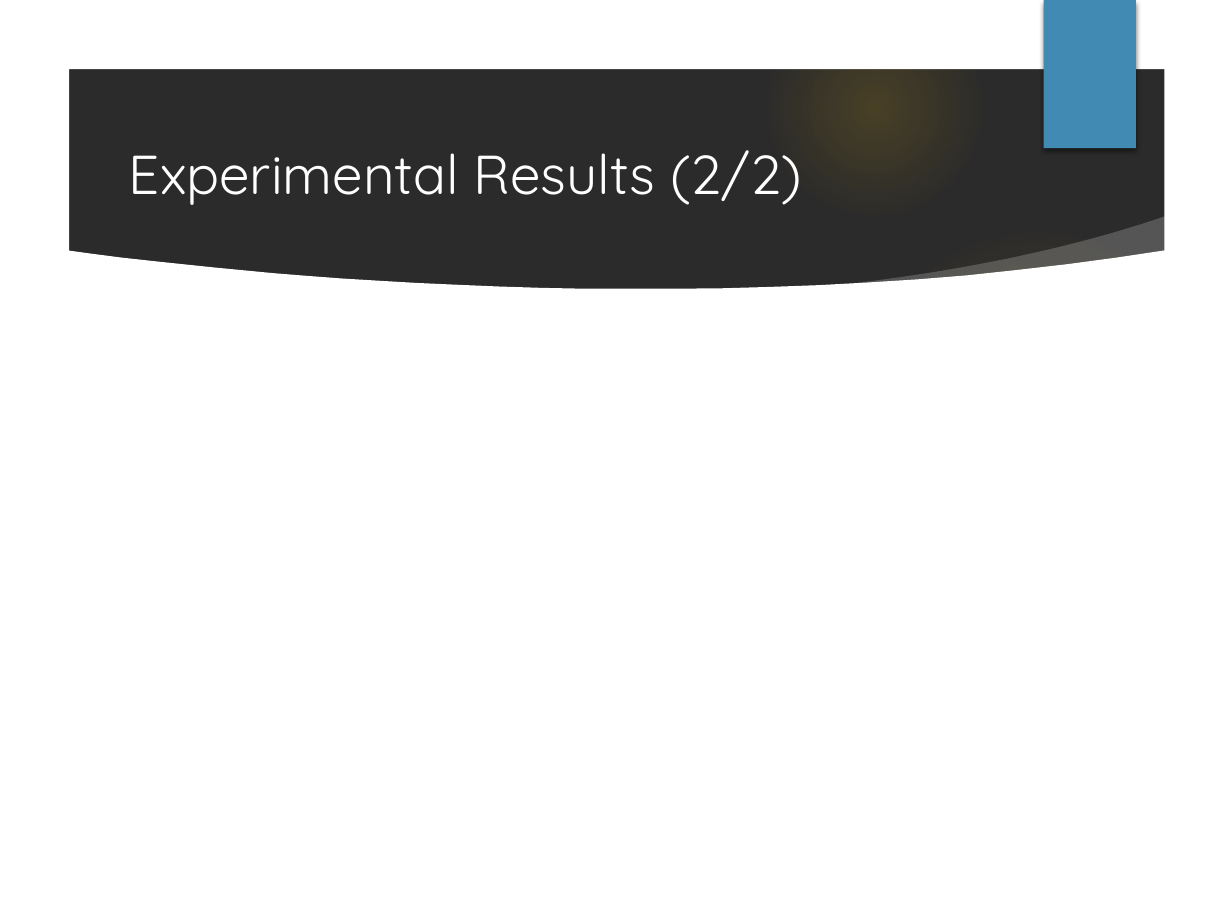
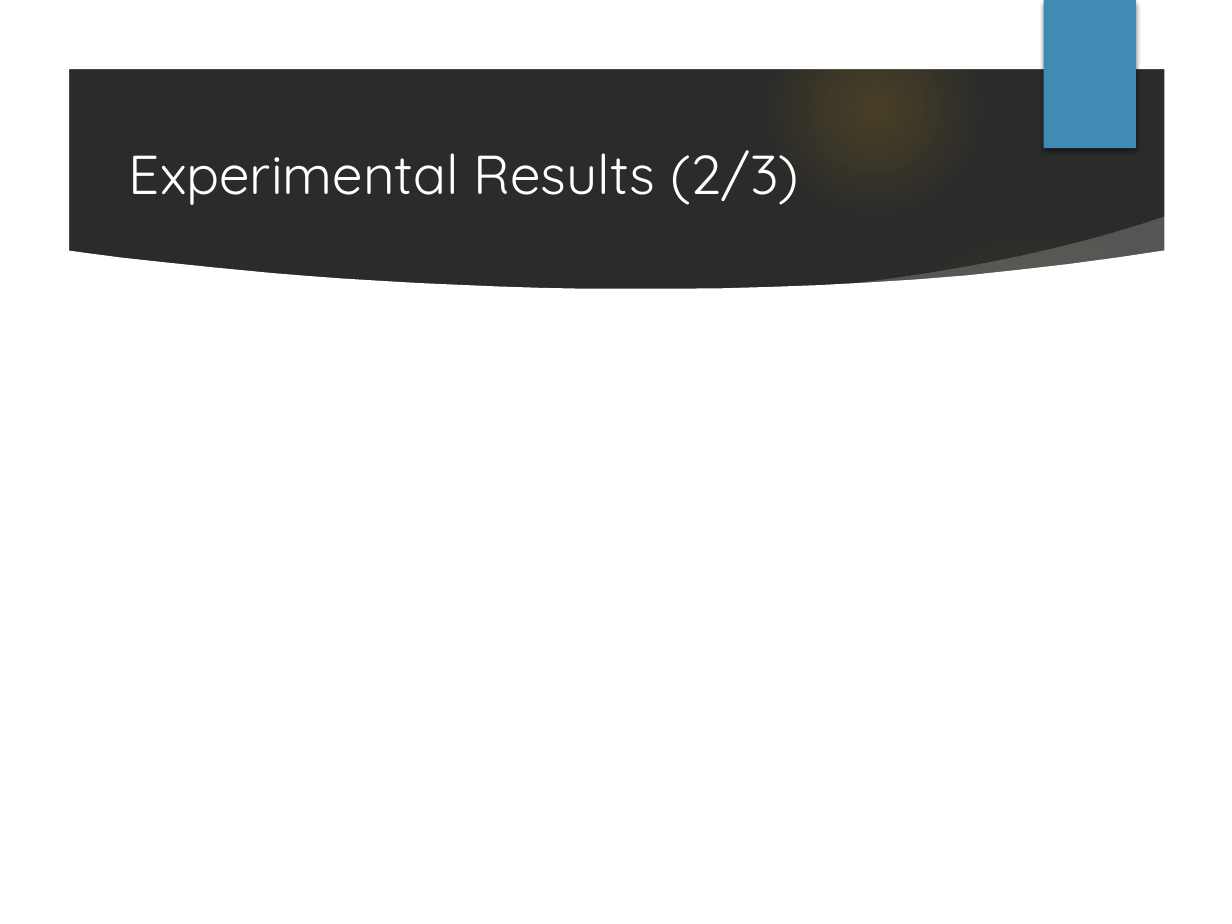
Before and after one commit to Masukane/slides, a slide deck: slide 14 of masukaneICIIC2018.pptm. Drawn at 1232x924 pixels with LibreOffice and Linux fonts; fonts in the diff are those of the drawing; background and template pictures are left out; a plain dark background stands for a picture behind light text. Boxes give left, top, right and bottom in pixels: in the first picture for what was removed or moved away, otherwise in the second. Text is boxed around its words. In the diff, an @@ line names an element or a change of style, - is before the commit and + after.

```diff
--- a/masukaneICIIC2018.pptm
+++ b/masukaneICIIC2018.pptm
@@ title at (129,150,799,205): text changed @@
-Experimental Results (2/2)
+Experimental Results (2/3)
```
Also in this commit, not shown: 7 other slides changed, 1 slide added, 2 slides removed.
